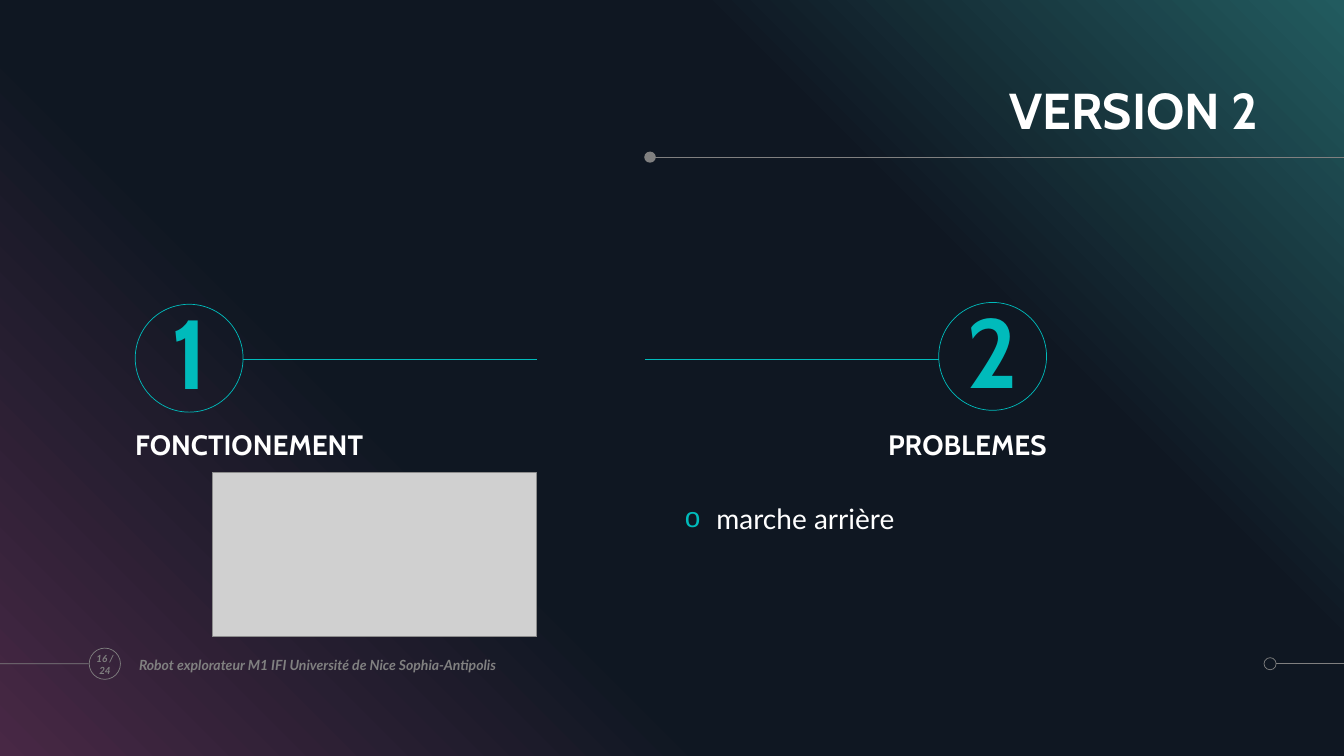
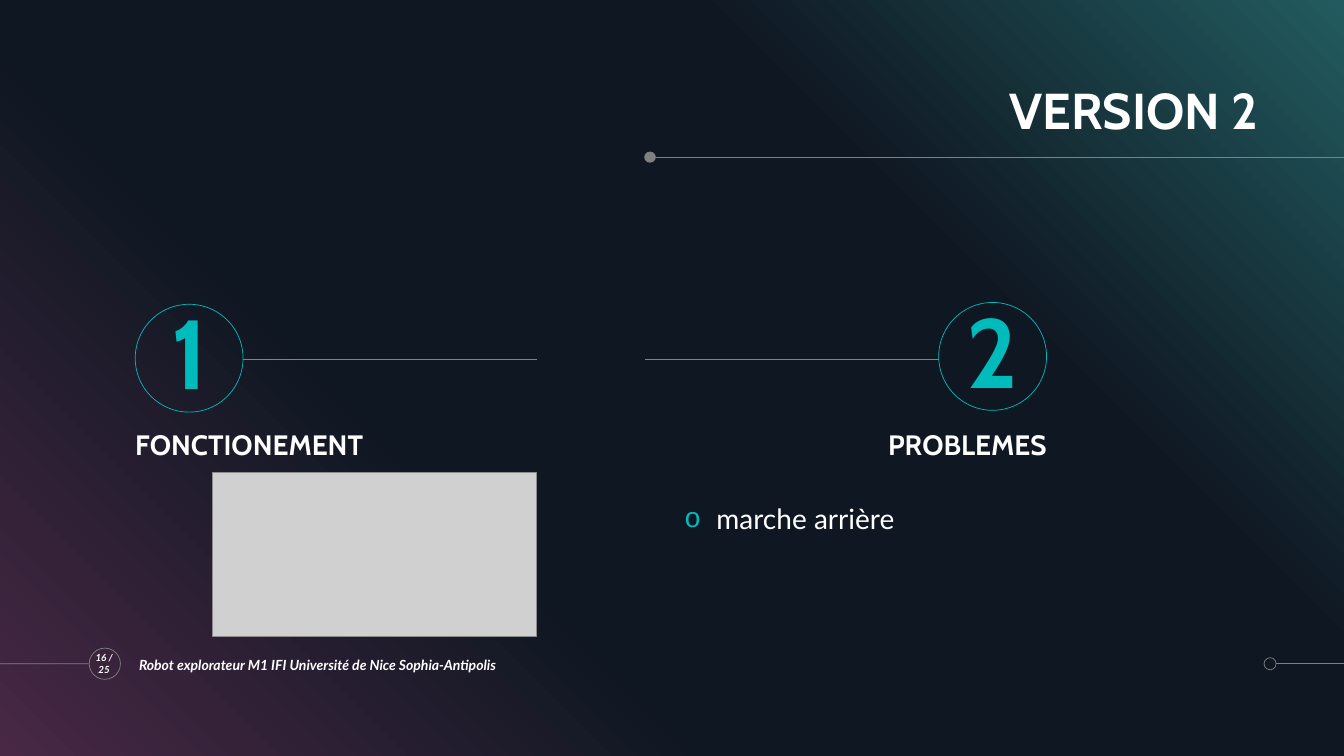
Before and after one commit to ChloeMaccarinelli/TER_M1_S2, a slide deck: slide 16 of doc/Diapo_LOTFI_MACCARINELLI_MARION.pptx. Drawn at 1344x756 pixels with LibreOffice and Linux fonts; fonts in the diff are those of the drawing; grey boxes stand for pictures. Boxes give left, top, right and bottom in pixels: in the first picture for what was removed or moved away, otherwise in the second. Text is boxed around its words. In the diff, an @@ line names an element or a change of style, - is before the commit and + after.

```diff
--- a/doc/Diapo_LOTFI_MACCARINELLI_MARION.pptx
+++ b/doc/Diapo_LOTFI_MACCARINELLI_MARION.pptx
@@ page number at [96, 654, 109, 673]: text changed; text colour #808080 to #FFFFFF @@
-16 / 24
+16 / 25
@@ text "Robot explorateur M1 IFI Université ..." at [139, 659, 496, 673]: text colour #808080 to #FFFFFF @@
```
Also in this commit, not shown: 18 other slides changed.
